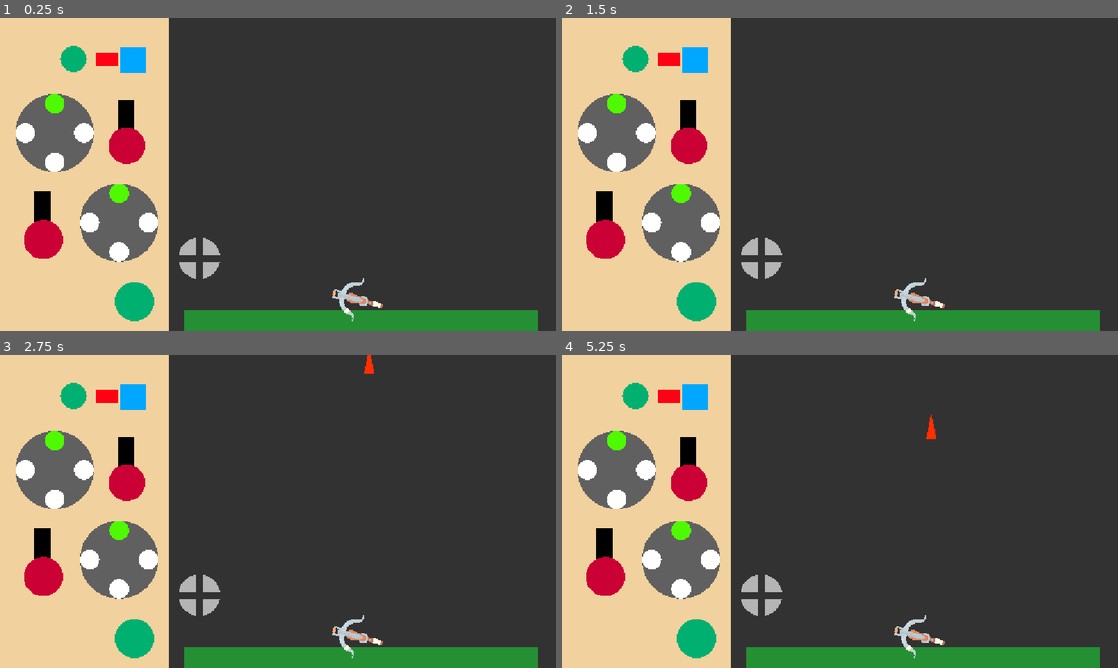
Above: before the commit, frames 1-4 (two rows, left to right).
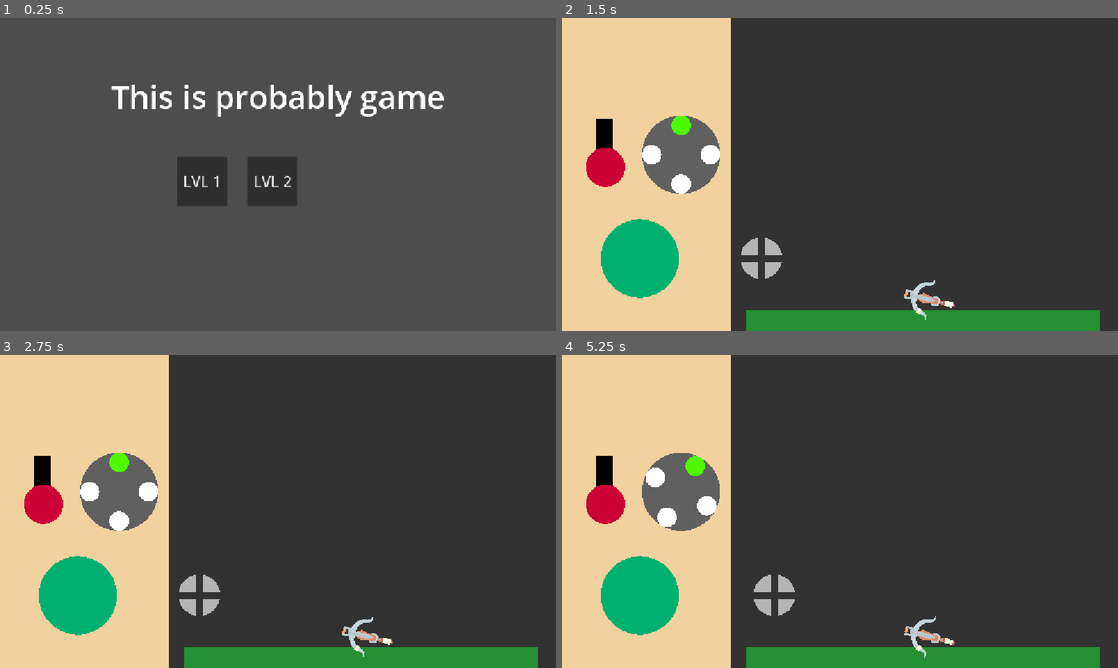
Above: after the commit, the same moments.

Repository: ArrowTheFighter/Missile-Inc
Game: Godot game, scene res://Scenes/MainMenu/Main_Menu_Scene.tscn
Same seed, same stepped clock (60 frames per second), same inputs: the game is played once before the commit and once after it. Before the commit the project starts from res://Objects/MainScenes/Level_Reload.tscn.
Inputs (mouse positions are in pixels of both pictures, inside the frame that each line leads up to):
- Up to frame 1 (0.25 s): no input
- Up to frame 2 (1.5 s): click (762, 180) at 0.5 s, where only the run after the commit has a clickable "LVL 1"; tap Enter at 1.25 s; move the mouse to (962, 158) at 1.27 s; click (962, 158) at 1.42 s
- Up to frame 3 (2.75 s): tap Space at 2 s; drag from (166, 527) to (250, 574) at 2.02 s
- Up to frame 4 (5.25 s): move the mouse to (895, 442) at 2.77 s; click (895, 442) at 2.92 s; tap Enter at 3.5 s; drag from (812, 574) to (673, 464) at 3.52 s; tap Space at 4.25 s; move the mouse to (1006, 558) at 4.27 s; click (1006, 558) at 4.42 s; drag from (673, 464) to (756, 433) at 5.02 s

The runs differ from the first frame. In frame 1, 93% of the frame differs, in the area x 0-100%, y 0-100%; in frame 2, 13%; in frame 3, 13%; in frame 4, 14%.

Commit message:
main menu, level selects, waves, tough enemy

Diff:
--- /dev/null
+++ b/Globals/LevelsResource.tres
@@ -0,0 +1,12 @@
+[gd_resource type="Resource" script_class="LevelsResource" load_steps=5 format=3 uid="uid://c0lcsyemhwppu"]
+
+[ext_resource type="Script" uid="uid://b6i86cky4ob0n" path="res://Globals/levels_resource.gd" id="1_2scu1"]
+[ext_resource type="PackedScene" uid="uid://cg684dnwycudy" path="res://Scenes/GameScenes/Level_1/Level_1.tscn" id="1_vyw7j"]
+[ext_resource type="PackedScene" uid="uid://ecwaimuy5r38" path="res://Scenes/GameScenes/Level_Reload.tscn" id="2_m5k6i"]
+[ext_resource type="PackedScene" uid="uid://ylwklwjgoyux" path="res://Scenes/MainMenu/Main_Menu_Scene.tscn" id="3_421vx"]
+
+[resource]
+script = ExtResource("1_2scu1")
+mainMenu = ExtResource("3_421vx")
+Scenes = Array[PackedScene]([ExtResource("1_vyw7j"), ExtResource("2_m5k6i")])
+metadata/_custom_type_script = "uid://b6i86cky4ob0n"
--- /dev/null
+++ b/Globals/global_scenes.gd
@@ -0,0 +1,4 @@
+extends Node
+
+var MainMenuScene = preload("uid://c0lcsyemhwppu").mainMenu
+var Scenes = preload("uid://c0lcsyemhwppu").Scenes
--- /dev/null
+++ b/Globals/levels_resource.gd
@@ -0,0 +1,4 @@
+class_name LevelsResource
+extends Resource
+@export var mainMenu : PackedScene
+@export var Scenes : Array[PackedScene]
--- a/Objects/Controls/Wheel/wheel_script.gd
+++ b/Objects/Controls/Wheel/wheel_script.gd
@@ -35,7 +35,6 @@
 func _on_input_event(camera: Node, event: InputEvent, event_position: Vector3, normal: Vector3, shape_idx: int) -> void:
 	if event is InputEventMouseButton:
 		if event.button_index == 1 and event.pressed:
-			print("Left clicked object")
 			var obj_screen_pos = camera.unproject_position(global_transform.origin)
 			var mouse_pos = get_viewport().get_mouse_position()
 			var mouse_vec = (mouse_pos - obj_screen_pos).normalized()
--- a/Objects/Enemies/BasicEnemy/enemy_script.gd
+++ b/Objects/Enemies/BasicEnemy/enemy_script.gd
@@ -1,9 +1,11 @@
+class_name EnemyScript
 extends Node3D
 
 @export var health := 1
 @export var speed := 1.0
 @export var damage_strength := 1
 @export var Area : Area3D
+var spawner_refrence : EnemySpawnerScript
 
 func _ready() -> void:
 	Area.area_entered.connect(enter_area)
@@ -14,12 +16,16 @@
 func take_damage(amount : int):
 	health -= amount
 	if(health <= 0):
-		queue_free()
+		die()
 	pass
 
 func enter_area(area: Area3D):
 	if area.get_parent() != null:
-		if area.get_parent().has_method("take_damage"):
-			area.get_parent().call("take_damage",damage_strength)
-			queue_free()
+		if area.get_parent().has_method("damage_base"):
+			area.get_parent().call("damage_base",damage_strength)
+			die()
 	pass
+
+func die():
+	spawner_refrence.Spawned_Enemies.erase(self)
+	queue_free()
--- /dev/null
+++ b/Objects/Enemies/EnemySpawner/Wave_Data.gd
@@ -0,0 +1,5 @@
+class_name WaveData
+extends Resource
+
+@export var initial_delay : float
+@export var Wave_Section : Array[WaveEnemyData]
--- /dev/null
+++ b/Objects/Enemies/EnemySpawner/Wave_Enemy_Data.gd
@@ -0,0 +1,6 @@
+class_name WaveEnemyData
+extends Resource
+
+@export var EnemyScene : PackedScene
+@export var SpawnCount : int
+@export var SpawnDelay : float
--- a/Objects/Enemies/EnemySpawner/enemy_spawner_scene.tscn
+++ b/Objects/Enemies/EnemySpawner/enemy_spawner_scene.tscn
@@ -1,16 +1,13 @@
-[gd_scene load_steps=4 format=3 uid="uid://be6kxn0nhuo1m"]
+[gd_scene load_steps=3 format=3 uid="uid://be6kxn0nhuo1m"]
 
 [ext_resource type="Script" uid="uid://1bcpsfjv1lmw" path="res://Objects/Enemies/EnemySpawner/enemy_spawner_script.gd" id="1_ott7r"]
-[ext_resource type="PackedScene" uid="uid://dat61ko2q16a" path="res://Objects/Enemies/BasicEnemy/enemy_scene.tscn" id="2_ipevv"]
 
 [sub_resource type="BoxShape3D" id="BoxShape3D_wc5p8"]
 size = Vector3(6.973633, 1, 1)
 
 [node name="EnemySpawner" type="Node3D" node_paths=PackedStringArray("Spawn_Zone", "timer")]
 script = ExtResource("1_ott7r")
-enemy_scene = ExtResource("2_ipevv")
 Spawn_Zone = NodePath("Area3D/CollisionShape3D")
-spawn_delay = 2.5
 timer = NodePath("Timer")
 
 [node name="Area3D" type="Area3D" parent="."]
@@ -20,5 +17,3 @@
 
 [node name="Timer" type="Timer" parent="."]
 autostart = true
-
-[connection signal="timeout" from="Timer" to="." method="spawn_enemy"]
--- a/Objects/Enemies/EnemySpawner/enemy_spawner_script.gd
+++ b/Objects/Enemies/EnemySpawner/enemy_spawner_script.gd
@@ -1,21 +1,78 @@
+class_name EnemySpawnerScript
 extends Node3D
 
-@export var enemy_scene : PackedScene
+@export_category("Wave Data")
+@export var Wave_Data : WaveData
+@export_category("Spawner settings")
+
 @export var Spawn_Zone : CollisionShape3D
-@export var spawn_delay := 2.0
 @export var timer : Timer
 
+var Spawned_Enemies : Array[EnemyScript]
+var tracked_enemies := 0
+
+var current_wave := 0
+var enemies_spawned := 0
+
+signal match_ended
+
+func _enter_tree() -> void:
+	print("Match started")
+	timer.timeout.connect(set_wave_timeout)
+	if Wave_Data != null:
+		timer.wait_time = Wave_Data.initial_delay
+
 func _ready() -> void:
-	timer.wait_time = spawn_delay
+	#print("Match started")
+	#timer.timeout.connect(set_wave_timeout)
+	#if Wave_Data != null:
+		#timer.wait_time = Wave_Data.initial_delay
+	pass
+
+func set_wave_timeout():
+	if Wave_Data != null and Wave_Data.Wave_Section.size() > current_wave:
+		print("Starting new wave")
+		timer.wait_time = Wave_Data.Wave_Section[current_wave].SpawnDelay
+		if timer.timeout.is_connected(set_wave_timeout):
+			timer.timeout.disconnect(set_wave_timeout)
+		timer.timeout.connect(spawn_enemy)
+	#wave ended
+	else:
+		wait_for_enemies_to_die()
+		if timer.timeout.is_connected(set_wave_timeout):
+			timer.timeout.disconnect(set_wave_timeout)
+
+func wait_for_enemies_to_die():
+	while(Spawned_Enemies.size() > 0):
+		print("waiting for enemies to die - " + str(Spawned_Enemies.size()))
+		await get_tree().create_timer(0.1).timeout
+
+	match_ended.emit()
+	print("Match finished")
 
 func spawn_enemy():
+
+	print("Spawning enemy")
 	var shape = Spawn_Zone.shape
 	if(shape is BoxShape3D):
 		var half_size = shape.size.x / 2.0
 		var random_spawn_offset = randf_range(-half_size,half_size)
 		var spawn_pos = Spawn_Zone.global_position + Vector3.RIGHT * random_spawn_offset
 
+		var enemy_scene = Wave_Data.Wave_Section[current_wave].EnemyScene
 		var enemy_instance = enemy_scene.instantiate()
 		get_tree().root.add_child(enemy_instance)
 
+
+		if enemy_instance is EnemyScript:
+			enemy_instance.spawner_refrence = self
+			Spawned_Enemies.append(enemy_instance)
+
 		enemy_instance.global_position = spawn_pos
+		enemies_spawned += 1
+
+		if enemies_spawned >= Wave_Data.Wave_Section[current_wave].SpawnCount:
+			enemies_spawned = 0
+			current_wave += 1
+			timer.timeout.disconnect(spawn_enemy)
+			set_wave_timeout()
--- /dev/null
+++ b/Objects/Enemies/ToughEnemy/tough_enemy_scene.tscn
@@ -0,0 +1,36 @@
+[gd_scene load_steps=5 format=3 uid="uid://b21us73bwyhcu"]
+
+[ext_resource type="Script" uid="uid://bpae46h3jofyj" path="res://Objects/Enemies/BasicEnemy/enemy_script.gd" id="1_ki1aa"]
+
+[sub_resource type="StandardMaterial3D" id="StandardMaterial3D_qipcl"]
+albedo_color = Color(0.8840818, 0.13950244, 0, 1)
+
+[sub_resource type="PrismMesh" id="PrismMesh_i5arm"]
+material = SubResource("StandardMaterial3D_qipcl")
+size = Vector3(0.2, 0.5, 0.2)
+
+[sub_resource type="BoxShape3D" id="BoxShape3D_wc5p8"]
+size = Vector3(0.203125, 0.49414063, 1)
+
+[node name="Tough_Enemy" type="Node3D" node_paths=PackedStringArray("Area")]
+script = ExtResource("1_ki1aa")
+health = 3
+speed = 0.5
+Area = NodePath("Area3D")
+
+[node name="MeshInstance3D" type="MeshInstance3D" parent="."]
+transform = Transform3D(1.5, 0, 0, 0, 1.25, 0, 0, 0, 1, 0, 0, 0)
+mesh = SubResource("PrismMesh_i5arm")
+
+[node name="MeshInstance3D2" type="MeshInstance3D" parent="."]
+transform = Transform3D(0.87483114, -0.48442796, 0, 0.48442796, 0.87483114, 0, 0, 0, 1, -0.14527988, 0.09988022, 0)
+mesh = SubResource("PrismMesh_i5arm")
+
+[node name="MeshInstance3D3" type="MeshInstance3D" parent="."]
+transform = Transform3D(0.8746197, 0.4848096, 0, -0.4848096, 0.8746197, 0, 0, 0, 1, 0.14528084, 0.09988022, 0)
+mesh = SubResource("PrismMesh_i5arm")
+
+[node name="Area3D" type="Area3D" parent="."]
+
+[node name="CollisionShape3D" type="CollisionShape3D" parent="Area3D"]
+shape = SubResource("BoxShape3D_wc5p8")
--- a/Objects/Gun/gun_script.gd
+++ b/Objects/Gun/gun_script.gd
@@ -65,7 +65,6 @@
 			spawnedBulletScene.speed = Power
 			spawnedBulletScene.target_pos = Target_Pos
 			get_tree().root.add_child(spawnedBulletScene)
-		print("firing")
 	elif Fired and value <= 0.1:
 		Fired = false;
 		var mat = readyToFireMat.get_active_material(0)
@@ -73,7 +72,6 @@
 			mat = mat.duplicate()
 			mat.albedo_color = Color.GREEN
 			readyToFireMat.set_surface_override_material(0,mat)
-		print("ready to fire")
 	pass
 
 func Load_Ammo(value : float):
--- /dev/null
+++ b/Objects/MenuUI/level_select_button.gd
@@ -0,0 +1,13 @@
+class_name LevelButton
+extends Button
+
+@export var level_id := 0
+signal level_button_pressed(int)
+# Called when the node enters the scene tree for the first time.
+func _ready() -> void:
+	pressed.connect(level_button_pressed_func)
+	pass # Replace with function body.
+
+func level_button_pressed_func():
+	level_button_pressed.emit(level_id)
+	pass
--- a/Objects/PlayerBase/Player_Base_Script.gd
+++ b/Objects/PlayerBase/Player_Base_Script.gd
@@ -1,8 +1,8 @@
 extends Node3D
 
-var health := 5
+@export var health := 5
 
-func take_damage(amount : int):
+func damage_base(amount : int):
 	health -= 1
 	if health == 0:
 		print("we died")
--- /dev/null
+++ b/Scenes/GameScenes/Level_1/LevelUIHandler.gd
@@ -0,0 +1,7 @@
+extends CanvasLayer
+
+@export var end_match_buttons : Array[Control]
+# Called when the node enters the scene tree for the first time.
+func show_match_end_buttons():
+	for i in end_match_buttons:
+		i.visible = true
--- a/Objects/MainScenes/Level_Basic.tscn
+++ b/Scenes/GameScenes/Level_1/Level_1.tscn
@@ -1,7 +1,11 @@
-[gd_scene load_steps=22 format=3 uid="uid://cg684dnwycudy"]
+[gd_scene load_steps=27 format=3 uid="uid://cg684dnwycudy"]
 
 [ext_resource type="PackedScene" uid="uid://bwvxpxvfbwq6v" path="res://Objects/Controls/Lever/lever_scene.tscn" id="1_gw31e"]
+[ext_resource type="Script" uid="uid://cyvesexd0rxo7" path="res://Scenes/GameScenes/Level_1/LevelUIHandler.gd" id="1_u4w0x"]
+[ext_resource type="Script" uid="uid://bu2v6frf1ooc0" path="res://Objects/MenuUI/level_select_button.gd" id="1_ufgn4"]
 [ext_resource type="PackedScene" uid="uid://1e44ftnnuyib" path="res://Objects/Gun/gun_scene.tscn" id="2_7nl7t"]
+[ext_resource type="Resource" uid="uid://cw7vaaeb2duqo" path="res://Scenes/GameScenes/Level_1/WaveData-1.tres" id="2_bp0a3"]
+[ext_resource type="Script" uid="uid://vfawfos6e8vc" path="res://Scenes/MainMenu/main_menu_manager.gd" id="2_qamhq"]
 [ext_resource type="PackedScene" uid="uid://de4nhm0c47le1" path="res://Objects/Bullets/BasicBullet/bullet.tscn" id="3_l2neb"]
 [ext_resource type="PackedScene" uid="uid://b6ln4quk1xu4g" path="res://Objects/Controls/Button/button_scene.tscn" id="4_o8yyk"]
 [ext_resource type="PackedScene" uid="uid://cimng1naje5s6" path="res://Objects/Controls/Wheel/wheel_scene.tscn" id="5_ep48d"]
@@ -9,6 +13,7 @@
 [ext_resource type="PackedScene" uid="uid://be6kxn0nhuo1m" path="res://Objects/Enemies/EnemySpawner/enemy_spawner_scene.tscn" id="7_bsok0"]
 [ext_resource type="Script" uid="uid://dhm6nex37emjt" path="res://Objects/Gun/AmmoCover/ammo_cover_script.gd" id="8_rvgdt"]
 [ext_resource type="Script" uid="uid://b8qdrqu7nmj5w" path="res://Objects/Gun/AmmoCover/ammo_load_script.gd" id="9_bbdqw"]
+[ext_resource type="PackedScene" uid="uid://s7et15s1hxux" path="res://Objects/PlayerBase/player_base_scene.tscn" id="10_xifqj"]
 
 [sub_resource type="Environment" id="Environment_a202f"]
 background_color = Color(0.5481376, 0.6183476, 0.7303044, 1)
@@ -52,7 +57,32 @@
 material = SubResource("StandardMaterial3D_7pw70")
 size = Vector3(0.5, 0.25, 0.5)
 
-[node name="Node3D" type="Node3D"]
+[node name="Level_1" type="Node3D"]
+
+[node name="CanvasLayer" type="CanvasLayer" parent="." node_paths=PackedStringArray("end_match_buttons")]
+script = ExtResource("1_u4w0x")
+end_match_buttons = [NodePath("Button")]
+
+[node name="Button" type="Button" parent="CanvasLayer"]
+visible = false
+anchors_preset = 1
+anchor_left = 1.0
+anchor_right = 1.0
+offset_left = -152.0
+offset_top = 43.0
+offset_right = -51.0
+offset_bottom = 107.0
+grow_horizontal = 0
+text = "Level Select"
+script = ExtResource("1_ufgn4")
+metadata/_custom_type_script = "uid://bu2v6frf1ooc0"
+
+[node name="LevelManager" type="Node" parent="CanvasLayer"]
+script = ExtResource("2_qamhq")
+
+[node name="EnemySpawner" parent="." instance=ExtResource("7_bsok0")]
+transform = Transform3D(1, 0, 0, 0, 1, 0, 0, 0, 1, 1.6437149, 3.764111, 1)
+Wave_Data = ExtResource("2_bp0a3")
 
 [node name="WorldEnvironment" type="WorldEnvironment" parent="."]
 environment = SubResource("Environment_a202f")
@@ -73,8 +103,7 @@
 skeleton = NodePath("../Camera3D")
 
 [node name="Lever2" parent="." instance=ExtResource("1_gw31e")]
-transform = Transform3D(0.75, 0, 0, 0, 0.75, 0, 0, 0, 0.75, -4.4973145, -1.2493057, 0.515)
-maxHeight = 1.2
+transform = Transform3D(0.75, 0, 0, 0, 0.75, 0, 0, 0, 0.75, -4.4973145, 0.14009607, 0.515)
 
 [node name="Gun" parent="." node_paths=PackedStringArray("Crosshair_Obj", "ammo_mesh") instance=ExtResource("2_7nl7t")]
 transform = Transform3D(0.35, 0, 0, 0, 0.35, 0, 0, 0, 0.35, 1.7705522, -2.41142, 1.1975591)
@@ -85,13 +114,14 @@
 Default_Power = 5.0
 
 [node name="Button" parent="." instance=ExtResource("4_o8yyk")]
-transform = Transform3D(0.75, 0, 0, 0, 0.75, 0, 0, 0, 0.75, -2.7521732, -2.434963, 0.54927635)
+transform = Transform3D(1.5, 0, 0, 0, 1.5, 0, 0, 0, 1.5, -3.8365848, -1.6103593, 0.54927635)
 
 [node name="Button2" parent="." instance=ExtResource("4_o8yyk")]
 transform = Transform3D(0.5, 0, 0, 0, 0.5, 0, 0, 0, 0.5, -3.9198012, 2.2128778, 0.54927635)
+visible = false
 
 [node name="Wheel3" parent="." instance=ExtResource("5_ep48d")]
-transform = Transform3D(0.75, 0, 0, 0, 0.75, 0, 0, 0, 0.75, -3.0459507, -0.9233513, 0.55373144)
+transform = Transform3D(0.75, 0, 0, 0, 0.75, 0, 0, 0, 0.75, -3.0459507, 0.37938237, 0.55373144)
 rotation_damp = 20.0
 min_rotations = 1.0
 
@@ -105,12 +135,9 @@
 transform = Transform3D(1, 0, 0, 0, 1, 0, 0, 0, 1, 1.6144075, 0.35474503, 0.5629115)
 Crosshair_Limit_Shape = NodePath("../CrosshairArea/CollisionShape3D")
 
-[node name="EnemySpawner" parent="." instance=ExtResource("7_bsok0")]
-transform = Transform3D(1, 0, 0, 0, 1, 0, 0, 0, 1, 1.6437149, 3.764111, 1)
-spawn_delay = 5.0
-
 [node name="Node3D" type="Node3D" parent="."]
 transform = Transform3D(1, 0, 0, 0, 1, 0, 0, 0, 1, -2.782889, 2.2028456, 0.6361213)
+visible = false
 
 [node name="MeshInstance3D3" type="MeshInstance3D" parent="Node3D"]
 mesh = SubResource("BoxMesh_7pw70")
@@ -124,6 +151,7 @@
 
 [node name="Node3D2" type="Node3D" parent="."]
 transform = Transform3D(1, 0, 0, 0, 1, 0, 0, 0, 1, -3.2785563, 2.2028456, 0.6361213)
+visible = false
 
 [node name="MeshInstance3D4" type="MeshInstance3D" parent="Node3D2"]
 transform = Transform3D(0.84, 0, 0, 0, 1, 0, 0, 0, 1, 0, 0, 0.109099865)
@@ -131,6 +159,12 @@
 skeleton = NodePath("../..")
 script = ExtResource("9_bbdqw")
 
+[node name="Player_Base" parent="." instance=ExtResource("10_xifqj")]
+transform = Transform3D(1, 0, 0, 0, 1, 0, 0, 0, 1, 1.5916047, -2.8453853, 0.5588379)
+
+[connection signal="level_button_pressed" from="CanvasLayer/Button" to="CanvasLayer/LevelManager" method="load_main_menu"]
+[connection signal="match_ended" from="EnemySpawner" to="CanvasLayer" method="show_match_end_buttons"]
+[connection signal="onValueChanged" from="Lever2" to="Gun" method="Set_Power"]
 [connection signal="onValueChanged" from="Lever2" to="TargetCrosshair" method="Set_Y_Position"]
 [connection signal="onValueChanged" from="Button" to="Gun" method="Fire_Gun"]
 [connection signal="onValueChanged" from="Button2" to="Gun" method="Remove_Empty_Ammo"]
--- /dev/null
+++ b/Scenes/GameScenes/Level_1/WaveData-1.tres
@@ -0,0 +1,33 @@
+[gd_resource type="Resource" script_class="WaveData" load_steps=8 format=3 uid="uid://cw7vaaeb2duqo"]
+
+[ext_resource type="Script" uid="uid://b130qkugcsawo" path="res://Objects/Enemies/EnemySpawner/Wave_Enemy_Data.gd" id="1_o4d28"]
+[ext_resource type="PackedScene" uid="uid://dat61ko2q16a" path="res://Objects/Enemies/BasicEnemy/enemy_scene.tscn" id="2_btkhg"]
+[ext_resource type="PackedScene" uid="uid://b21us73bwyhcu" path="res://Objects/Enemies/ToughEnemy/tough_enemy_scene.tscn" id="3_btkhg"]
+[ext_resource type="Script" uid="uid://c5y2s5btshlsd" path="res://Objects/Enemies/EnemySpawner/Wave_Data.gd" id="3_xr0t6"]
+
+[sub_resource type="Resource" id="Resource_j750k"]
+script = ExtResource("1_o4d28")
+EnemyScene = ExtResource("2_btkhg")
+SpawnCount = 2
+SpawnDelay = 5.0
+metadata/_custom_type_script = "uid://b130qkugcsawo"
+
+[sub_resource type="Resource" id="Resource_dna02"]
+script = ExtResource("1_o4d28")
+EnemyScene = ExtResource("2_btkhg")
+SpawnCount = 3
+SpawnDelay = 3.5
+metadata/_custom_type_script = "uid://b130qkugcsawo"
+
+[sub_resource type="Resource" id="Resource_xr0t6"]
+script = ExtResource("1_o4d28")
+EnemyScene = ExtResource("3_btkhg")
+SpawnCount = 1
+SpawnDelay = 4.0
+metadata/_custom_type_script = "uid://b130qkugcsawo"
+
+[resource]
+script = ExtResource("3_xr0t6")
+initial_delay = 3.0
+Wave_Section = Array[ExtResource("1_o4d28")]([SubResource("Resource_j750k"), SubResource("Resource_dna02"), SubResource("Resource_xr0t6")])
+metadata/_custom_type_script = "uid://c5y2s5btshlsd"
--- a/Objects/MainScenes/Level_Reload.tscn
+++ b/Scenes/GameScenes/Level_Reload.tscn
@@ -58,6 +58,9 @@
 [node name="WorldEnvironment" type="WorldEnvironment" parent="."]
 environment = SubResource("Environment_a202f")
 
+[node name="EnemySpawner" parent="." instance=ExtResource("8_45b4m")]
+transform = Transform3D(1, 0, 0, 0, 1, 0, 0, 0, 1, 1.6437149, 3.764111, 1)
+
 [node name="Camera3D" type="Camera3D" parent="."]
 transform = Transform3D(1, 0, 0, 0, 1, 0, 0, 0, 1, 0, 0, 3.6549354)
 projection = 1
@@ -114,10 +117,6 @@
 transform = Transform3D(1, 0, 0, 0, 1, 0, 0, 0, 1, 1.6144075, 0.35474503, 0.5629115)
 Crosshair_Limit_Shape = NodePath("../CrosshairArea/CollisionShape3D")
 
-[node name="EnemySpawner" parent="." instance=ExtResource("8_45b4m")]
-transform = Transform3D(1, 0, 0, 0, 1, 0, 0, 0, 1, 1.6437149, 3.764111, 1)
-spawn_delay = 10.0
-
 [node name="Node3D" type="Node3D" parent="."]
 transform = Transform3D(1, 0, 0, 0, 1, 0, 0, 0, 1, -2.782889, 2.2028456, 0.6361213)
 
--- /dev/null
+++ b/Scenes/MainMenu/Main_Menu_Scene.tscn
@@ -0,0 +1,68 @@
+[gd_scene load_steps=5 format=3 uid="uid://ylwklwjgoyux"]
+
+[ext_resource type="Script" uid="uid://vfawfos6e8vc" path="res://Scenes/MainMenu/main_menu_manager.gd" id="1_2h4lj"]
+[ext_resource type="PackedScene" uid="uid://cg684dnwycudy" path="res://Scenes/GameScenes/Level_1/Level_1.tscn" id="2_cpns3"]
+[ext_resource type="PackedScene" uid="uid://ecwaimuy5r38" path="res://Scenes/GameScenes/Level_Reload.tscn" id="3_amr74"]
+[ext_resource type="Script" uid="uid://bu2v6frf1ooc0" path="res://Objects/MenuUI/level_select_button.gd" id="4_amr74"]
+
+[node name="Node2D" type="Node2D"]
+
+[node name="LevelLoader" type="Node" parent="."]
+script = ExtResource("1_2h4lj")
+Levels = Array[PackedScene]([ExtResource("2_cpns3"), ExtResource("3_amr74")])
+
+[node name="CanvasLayer" type="CanvasLayer" parent="."]
+
+[node name="Label" type="Label" parent="CanvasLayer"]
+anchors_preset = 5
+anchor_left = 0.5
+anchor_right = 0.5
+offset_left = -157.5
+offset_top = 97.0
+offset_right = 157.5
+offset_bottom = 229.0
+grow_horizontal = 2
+theme_override_font_sizes/font_size = 66
+text = "This is probably game"
+horizontal_alignment = 1
+vertical_alignment = 1
+
+[node name="Button" type="Button" parent="CanvasLayer"]
+anchors_preset = 7
+anchor_left = 0.5
+anchor_top = 1.0
+anchor_right = 0.5
+anchor_bottom = 1.0
+offset_left = -209.0
+offset_top = -361.0
+offset_right = -106.0
+offset_bottom = -258.0
+grow_horizontal = 2
+grow_vertical = 0
+size_flags_vertical = 4
+theme_override_font_sizes/font_size = 31
+text = "LVL 1"
+script = ExtResource("4_amr74")
+metadata/_custom_type_script = "uid://bu2v6frf1ooc0"
+
+[node name="Button2" type="Button" parent="CanvasLayer"]
+anchors_preset = 7
+anchor_left = 0.5
+anchor_top = 1.0
+anchor_right = 0.5
+anchor_bottom = 1.0
+offset_left = -63.0
+offset_top = -361.0
+offset_right = 40.0
+offset_bottom = -258.0
+grow_horizontal = 2
+grow_vertical = 0
+size_flags_vertical = 4
+theme_override_font_sizes/font_size = 31
+text = "LVL 2"
+script = ExtResource("4_amr74")
+level_id = 1
+metadata/_custom_type_script = "uid://bu2v6frf1ooc0"
+
+[connection signal="level_button_pressed" from="CanvasLayer/Button" to="LevelLoader" method="load_level"]
+[connection signal="level_button_pressed" from="CanvasLayer/Button2" to="LevelLoader" method="load_level"]
--- /dev/null
+++ b/Scenes/MainMenu/main_menu_manager.gd
@@ -0,0 +1,9 @@
+extends Node
+
+
+func load_level(id : int):
+	get_tree().change_scene_to_packed(Scenes.Scenes[id])
+	pass
+
+func load_main_menu(id : int):
+	get_tree().change_scene_to_packed(Scenes.MainMenuScene)
--- a/project.godot
+++ b/project.godot
@@ -11,9 +11,13 @@
 [application]
 
 config/name="Missile Inc"
-run/main_scene="uid://ecwaimuy5r38"
+run/main_scene="uid://ylwklwjgoyux"
 config/features=PackedStringArray("4.5", "GL Compatibility")
 config/icon="res://icon.svg"
+
+[autoload]
+
+Scenes="*res://Globals/global_scenes.gd"
 
 [display]
 
Not shown, added: Globals/global_scenes.gd.uid
Not shown, added: Globals/levels_resource.gd.uid
Not shown, added: Objects/Enemies/EnemySpawner/Wave_Data.gd.uid
Not shown, added: Objects/Enemies/EnemySpawner/Wave_Enemy_Data.gd.uid
Not shown, added: Objects/MenuUI/level_select_button.gd.uid
Not shown, added: Scenes/GameScenes/Level_1/LevelUIHandler.gd.uid
Not shown, added: Scenes/MainMenu/main_menu_manager.gd.uid
